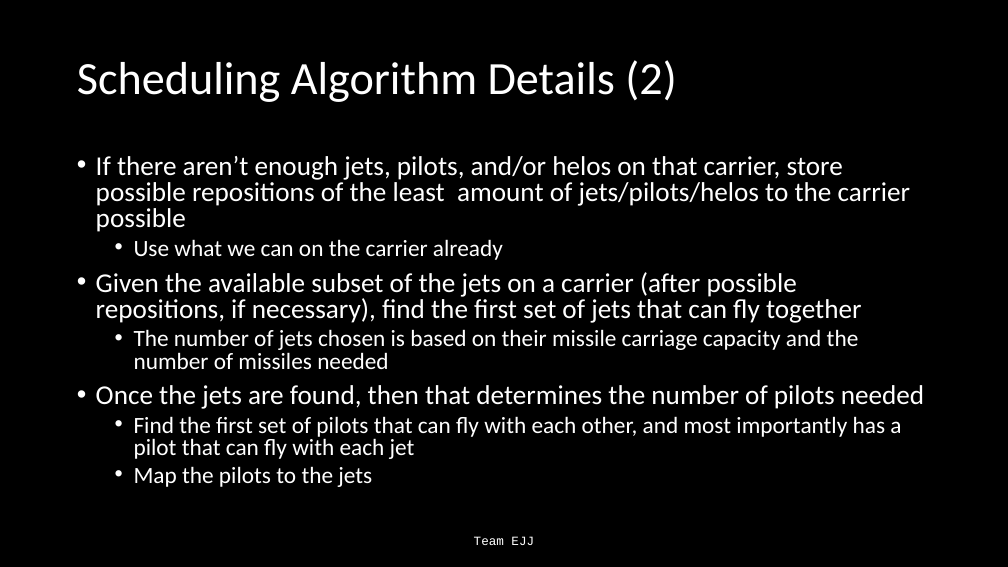
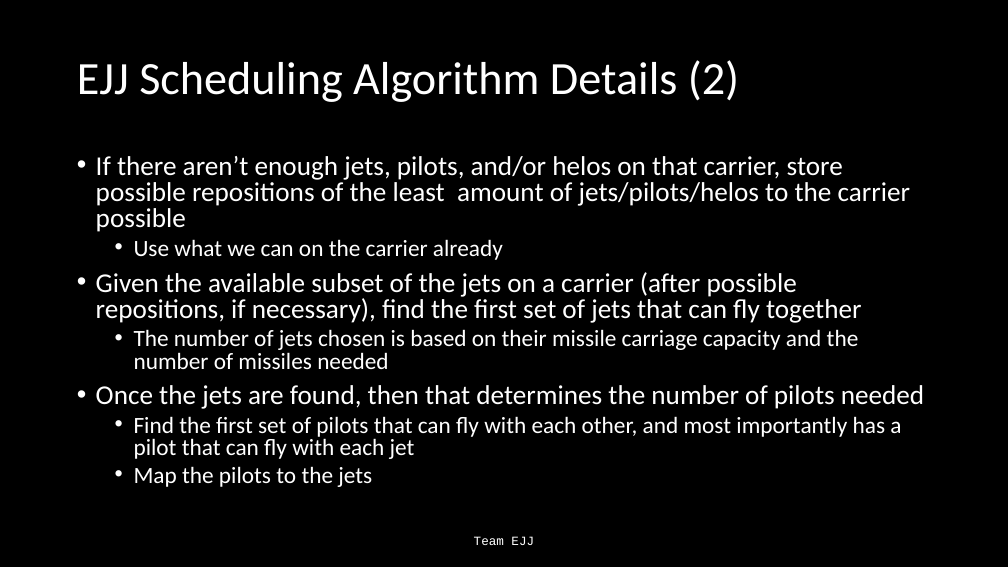
Before and after one commit to Jonathan805/RestrictedPlanning, a slide deck: slide 15 of TeamEJJ.pptx. Drawn at 1008x567 pixels with LibreOffice and Linux fonts; fonts in the diff are those of the drawing. Boxes give left, top, right and bottom in pixels: in the first picture for what was removed or moved away, otherwise in the second. Text is boxed around its words. In the diff, an @@ line names an element or a change of style, - is before the commit and + after.

```diff
--- a/TeamEJJ.pptx
+++ b/TeamEJJ.pptx
@@ title at (77,60,739,102): text changed @@
-Scheduling Algorithm Details (2)
+EJJ Scheduling Algorithm Details (2)
```
Also in this commit, not shown: 13 other slides changed, 1 other file.
